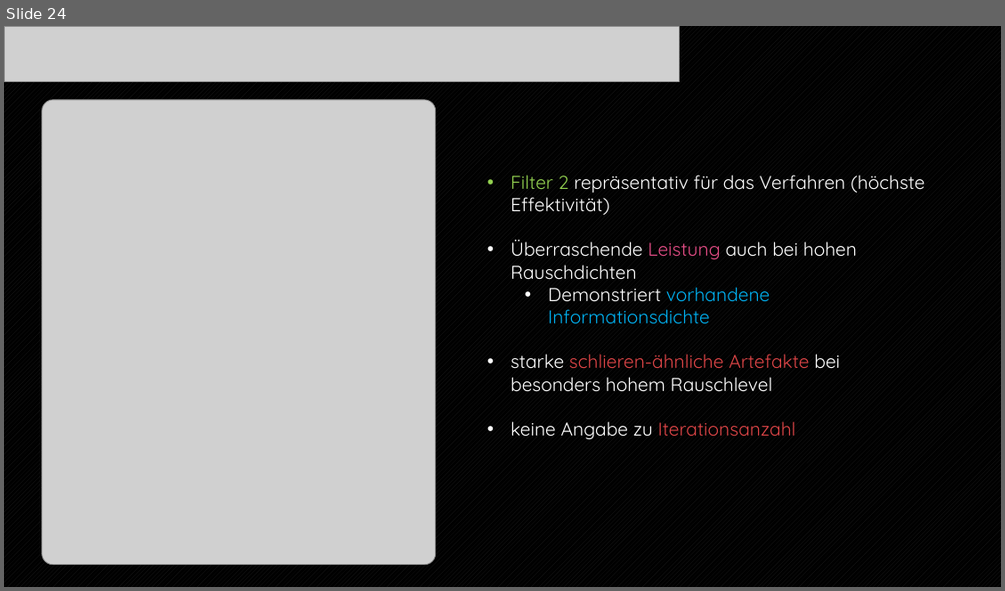
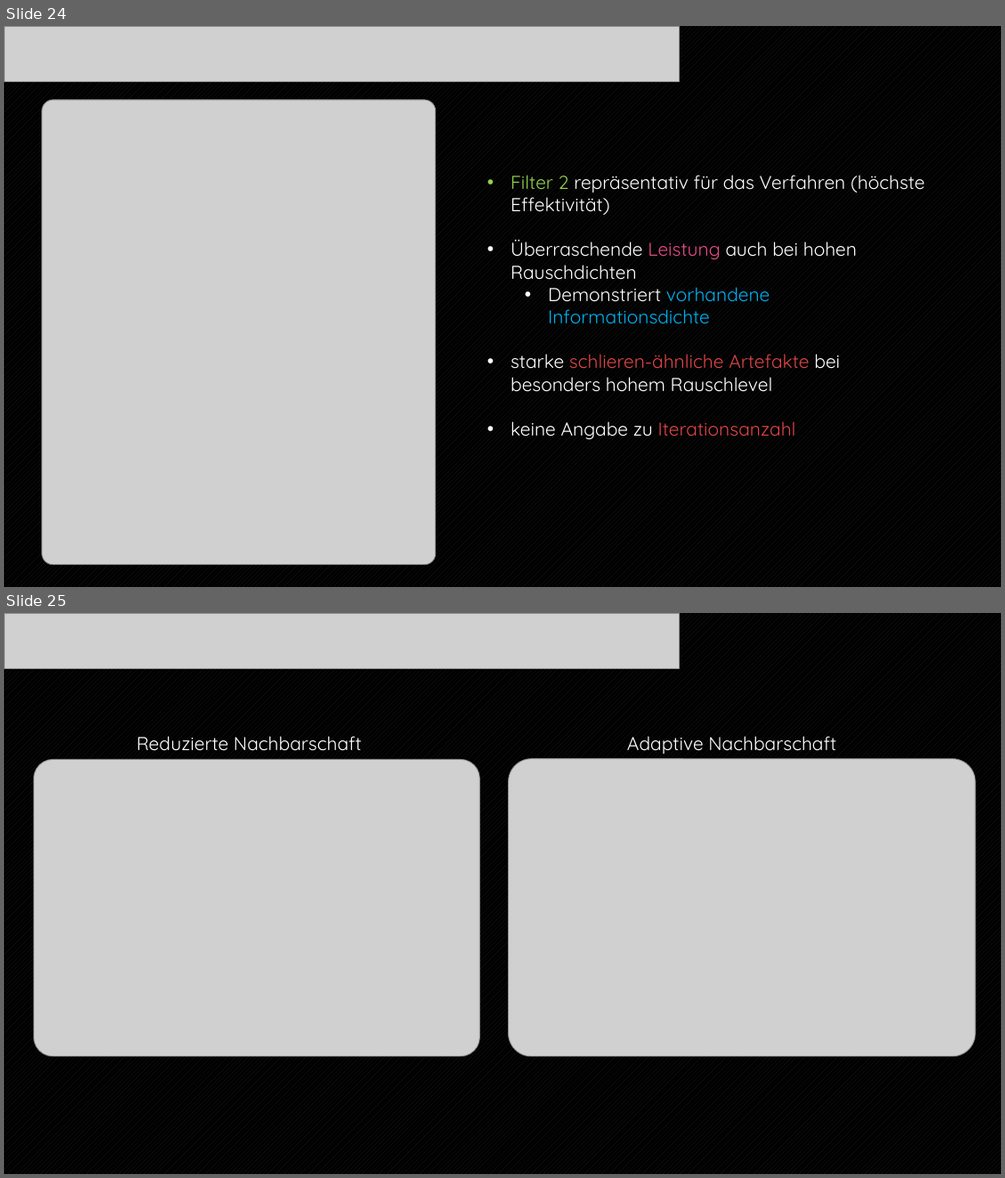
Before and after one commit to endorivium/informational-mastery, a slide deck: STI/CellularAutomata/2_presentation/STI_ZelluläreAutomaten_Ihrenberger.pptx. Shown one above the other, each under a label of ours: slide 24 before the commit, slides 24 and 25 after it. The pictures are 1005x591 and 1005x1178 pixels, drawn with LibreOffice and Linux fonts; fonts in the diff are those of the drawing; grey boxes stand for pictures. Boxes give left, top, right and bottom in pixels: in the first picture for what was removed or moved away, otherwise in the second. Text is boxed around its words. In the diff, an @@ line names an element or a change of style, - is before the commit and + after.

```diff
--- a/STI/CellularAutomata/2_presentation/STI_ZelluläreAutomaten_Ihrenberger.pptx
+++ b/STI/CellularAutomata/2_presentation/STI_ZelluläreAutomaten_Ihrenberger.pptx
@@ slide 25 added at (4, 613, 1001, 1174), background pattern #212121 on #000000 @@
@@ picture added at (4, 613, 679, 668) @@
@@ text added at (137, 736, 362, 751), 18 pt, text #FFFFFF @@
+Reduzierte Nachbarschaft
@@ text added at (627, 736, 836, 754), 18 pt, text #FFFFFF @@
+Adaptive Nachbarschaft
@@ picture added at (34, 760, 480, 1056) @@
@@ picture added at (509, 759, 975, 1056) @@
```
Also in this commit, not shown: 4 slides changed, 2 other slides added, 2 slides removed, 2 other files.
